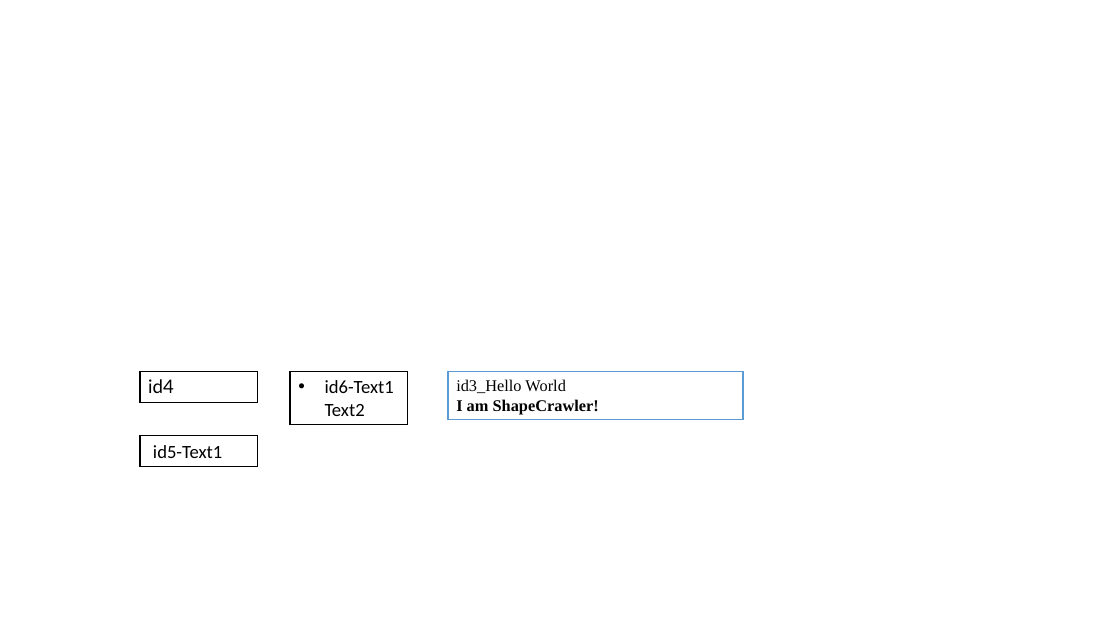
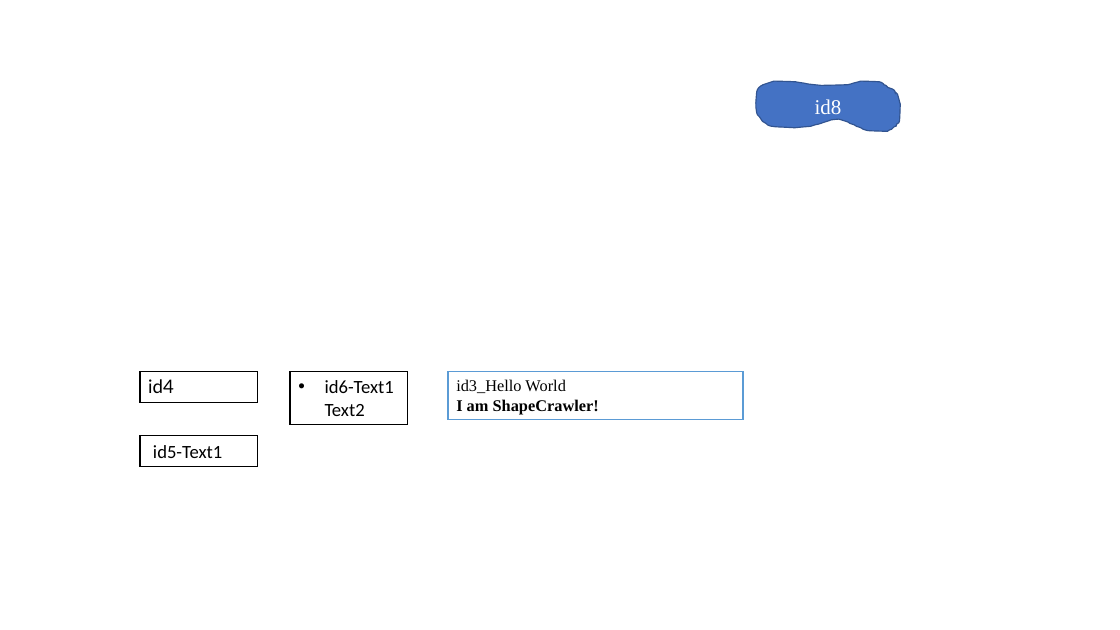
Before and after one commit to ShapeCrawler/ShapeCrawler, a slide deck: slide 1 of ShapeCrawler.Tests.Unit/Resource/001.pptx. Drawn at 1120x630 pixels with LibreOffice and Linux fonts; fonts in the diff are those of the drawing; background and template pictures are left out. Boxes give left, top, right and bottom in pixels: in the first picture for what was removed or moved away, otherwise in the second. Text is boxed around its words. In the diff, an @@ line names an element or a change of style, - is before the commit and + after.

```diff
--- a/ShapeCrawler.Tests.Unit/Resource/001.pptx
+++ b/ShapeCrawler.Tests.Unit/Resource/001.pptx
@@ freeform shape added at <box>756,82,901,132</box>, fill #4472C4, outline #325491 1 pt, 18 pt, text #FFFFFF @@
+id8
```
Also in this commit, not shown: 2 other slides changed, 50 other files.
